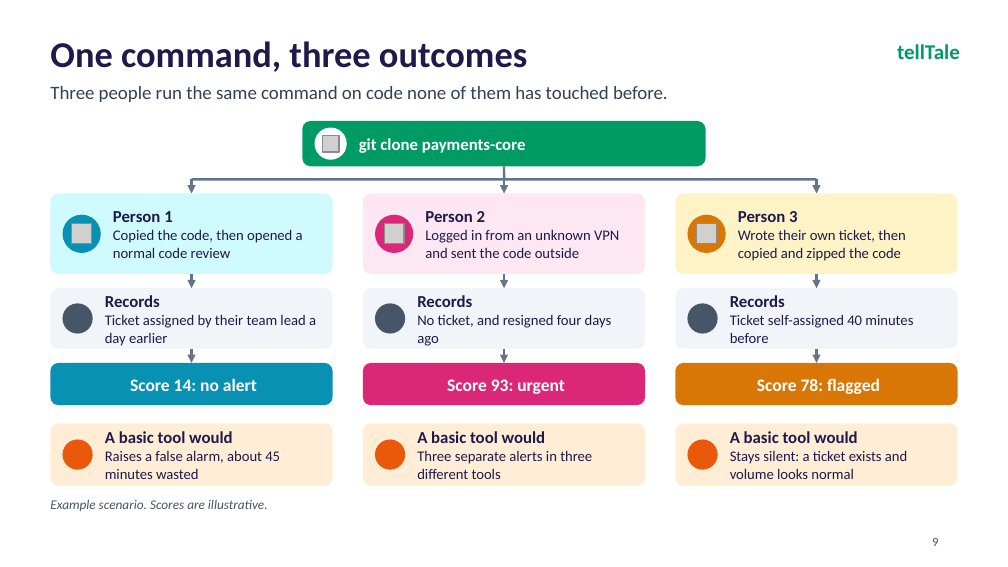
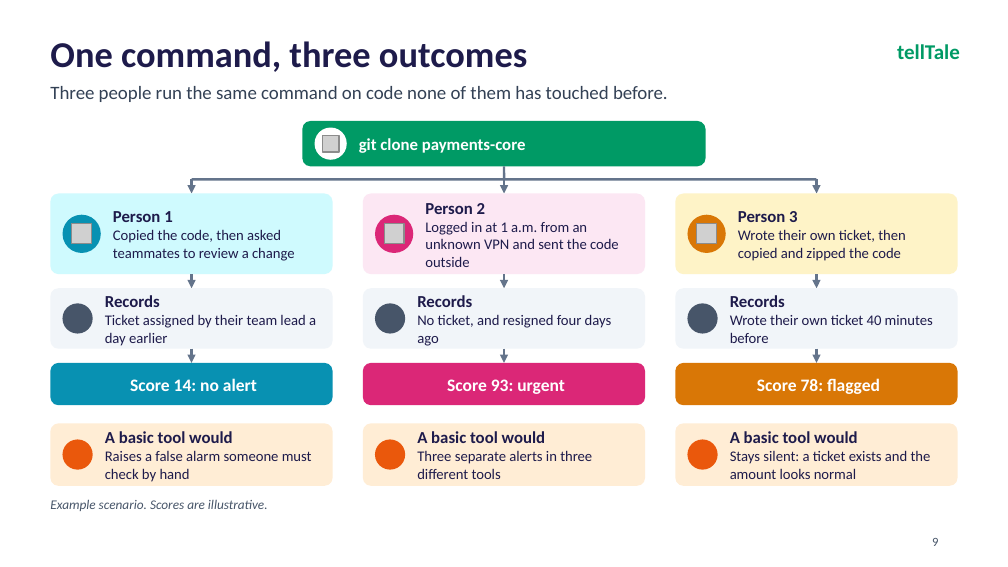
Before and after one commit to aaravgupta0202/telltale, a slide deck: slide 9 of tellTale_CyberForge_Deck.pptx. Drawn at 1008x567 pixels with LibreOffice and Linux fonts; fonts in the diff are those of the drawing; grey boxes stand for pictures; background and template pictures are left out. Boxes give left, top, right and bottom in pixels: in the first picture for what was removed or moved away, otherwise in the second. Text is boxed around its words. In the diff, an @@ line names an element or a change of style, - is before the commit and + after.

```diff
--- a/tellTale_CyberForge_Deck.pptx
+++ b/tellTale_CyberForge_Deck.pptx
@@ text at <box>113,229,295,261</box>: text changed @@
-Copied the code, then opened a normal code review
+Copied the code, then asked teammates to review a change
@@ text at <box>425,222,619,267</box>: text changed @@
-Logged in from an unknown VPN and sent the code outside
+Logged in at 1 a.m. from an unknown VPN and sent the code outside
@@ text at <box>730,314,933,343</box>: text changed @@
-Ticket self-assigned 40 minutes before
+Wrote their own ticket 40 minutes before
@@ text at <box>105,450,312,482</box>: text changed @@
-Raises a false alarm, about 45 minutes wasted
+Raises a false alarm someone must check by hand
@@ text at <box>730,450,931,479</box>: text changed @@
-Stays silent: a ticket exists and volume looks normal
+Stays silent: a ticket exists and the amount looks normal
```
Also in this commit, not shown: 15 other slides changed, 1 slide removed.
